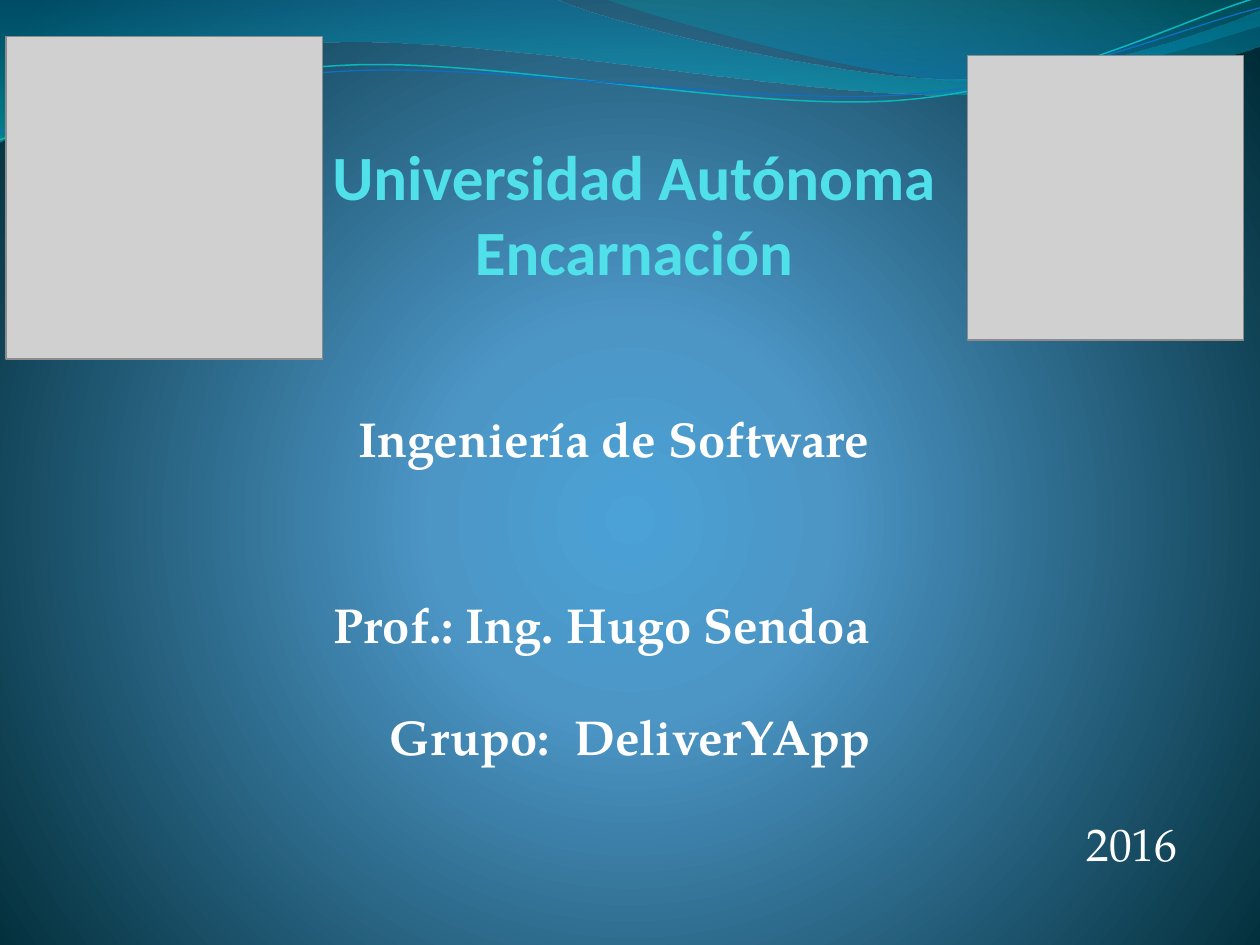
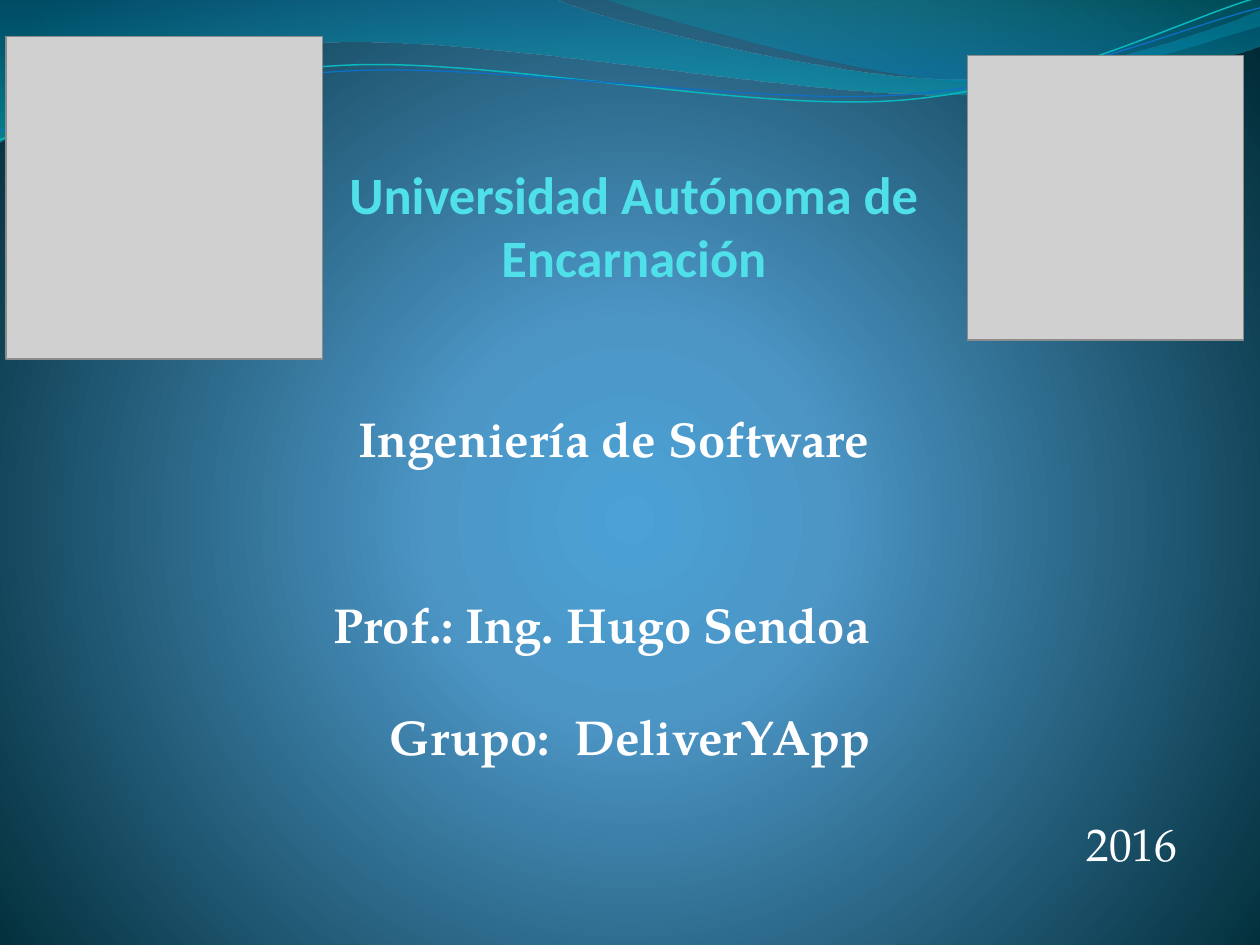
Before and after one commit to francben/proyectoDeliberyApp, a slide deck: slide 1 of Para Presentacion final.pptx. Drawn at 1260x945 pixels with LibreOffice and Linux fonts; fonts in the diff are those of the drawing; grey boxes stand for pictures. Boxes give left, top, right and bottom in pixels: in the first picture for what was removed or moved away, otherwise in the second. Text is boxed around its words. In the diff, an @@ line names an element or a change of style, - is before the commit and + after.

```diff
--- a/Para Presentacion final.pptx
+++ b/Para Presentacion final.pptx
@@ title at <box>349,177,919,277</box>: text changed; size 36 to 30 pt @@
-Universidad Autónoma Encarnación
+Universidad Autónoma de Encarnación
```
Also in this commit, not shown: 10 other slides changed, 18 slides added, 2 slides removed, 2 other files.
